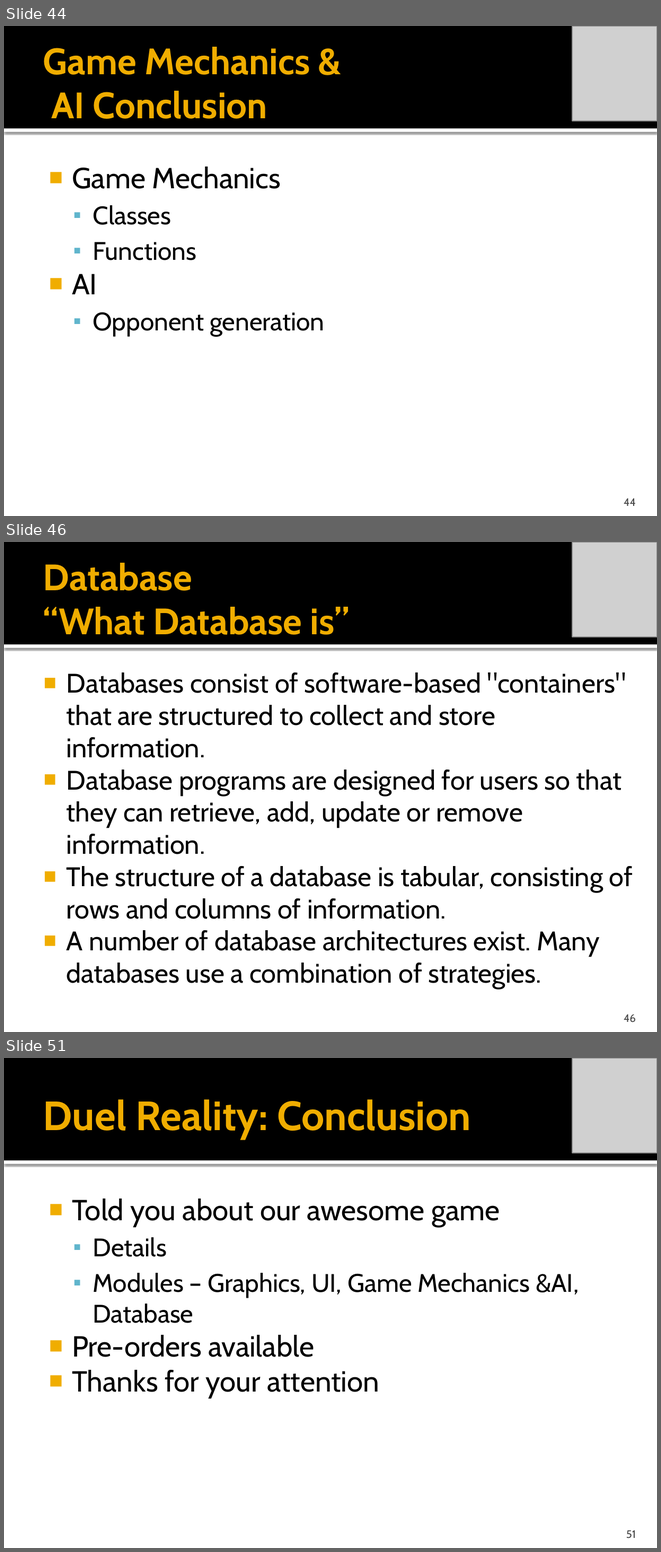
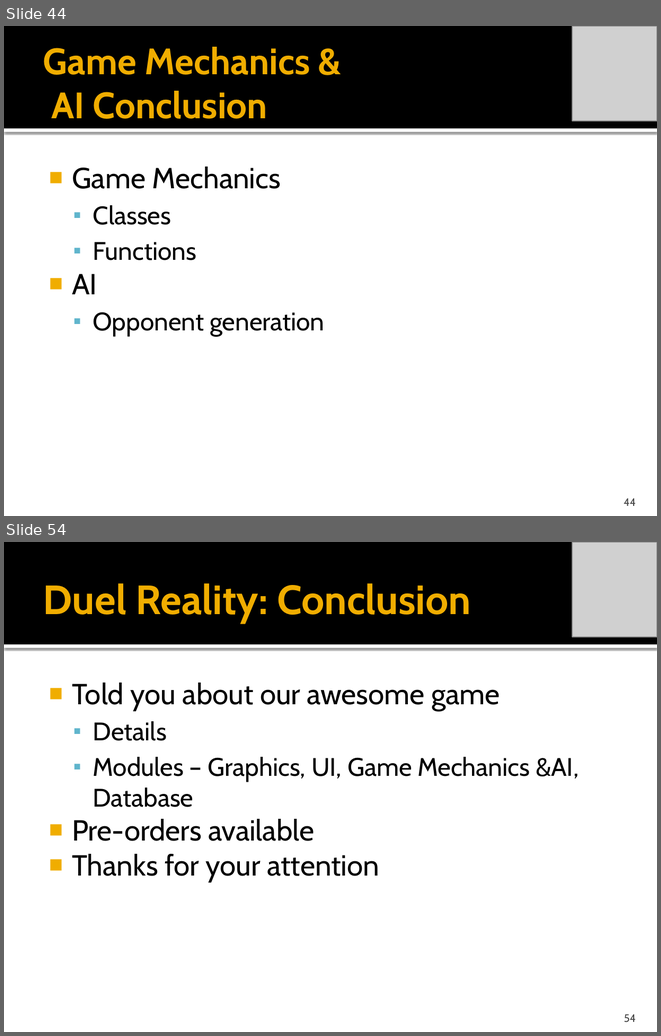
Before and after one commit to idxExtropy/duel-reality, a slide deck: Docs/DUEL REALITY .pptx. Shown one above the other, each under a label of ours: slides 44, 46 and 51 before the commit, slides 44 and 54 after it; the slides between them are not shown. The pictures are 661x1552 and 661x1036 pixels, drawn with LibreOffice and Linux fonts; fonts in the diff are those of the drawing; grey boxes stand for pictures. Boxes give left, top, right and bottom in pixels: in the first picture for what was removed or moved away, otherwise in the second. Text is boxed around its words. In the diff, an @@ line names an element or a change of style, - is before the commit and + after.

```diff
--- a/Docs/DUEL REALITY .pptx
+++ b/Docs/DUEL REALITY .pptx
@@ slide 46 removed at box(4, 542, 657, 1032), background #FFFFFF; not listed: 2 template elements that a slide beside it also shows @@
@@ picture removed at box(572, 542, 657, 637) @@
@@ title removed at box(43, 563, 349, 635) @@
-Database
-“What Database is”
@@ text removed at box(67, 672, 633, 989) @@
-■ Databases consist of software-based "containers" that are structured to collect and store information.
-■ Database programs are designed for users so that they can retrieve, add, update or remove information.
-■ The structure of a database is tabular, consisting of rows and columns of information.
-■ A number of database architectures exist. Many databases use a combination of strategies.
@@ page number removed at box(624, 1014, 636, 1022) @@
-46
@@ what was slide 51 is now slide 54 @@
@@ page number at box(624, 1014, 636, 1022): text changed @@
-51
+54
```
Also in this commit, not shown: 1 slide changed, 9 slides added, 5 other slides removed.
